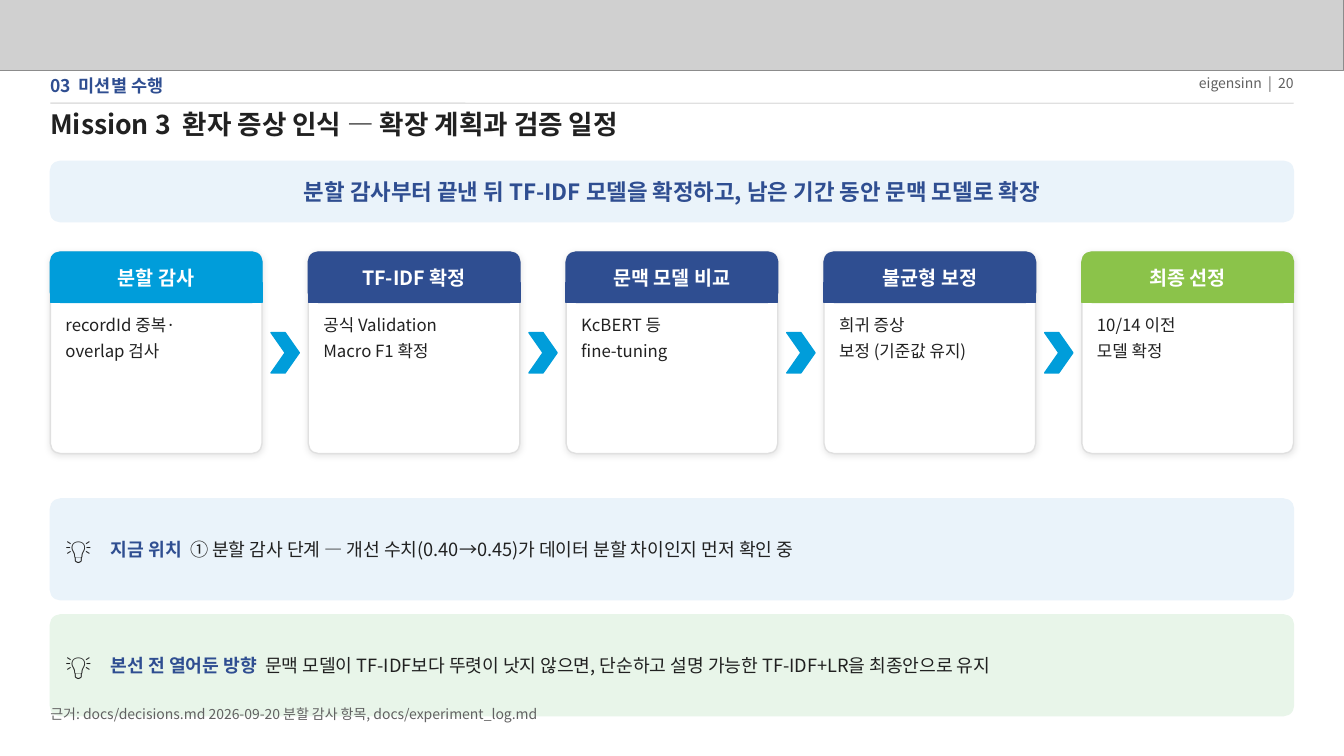
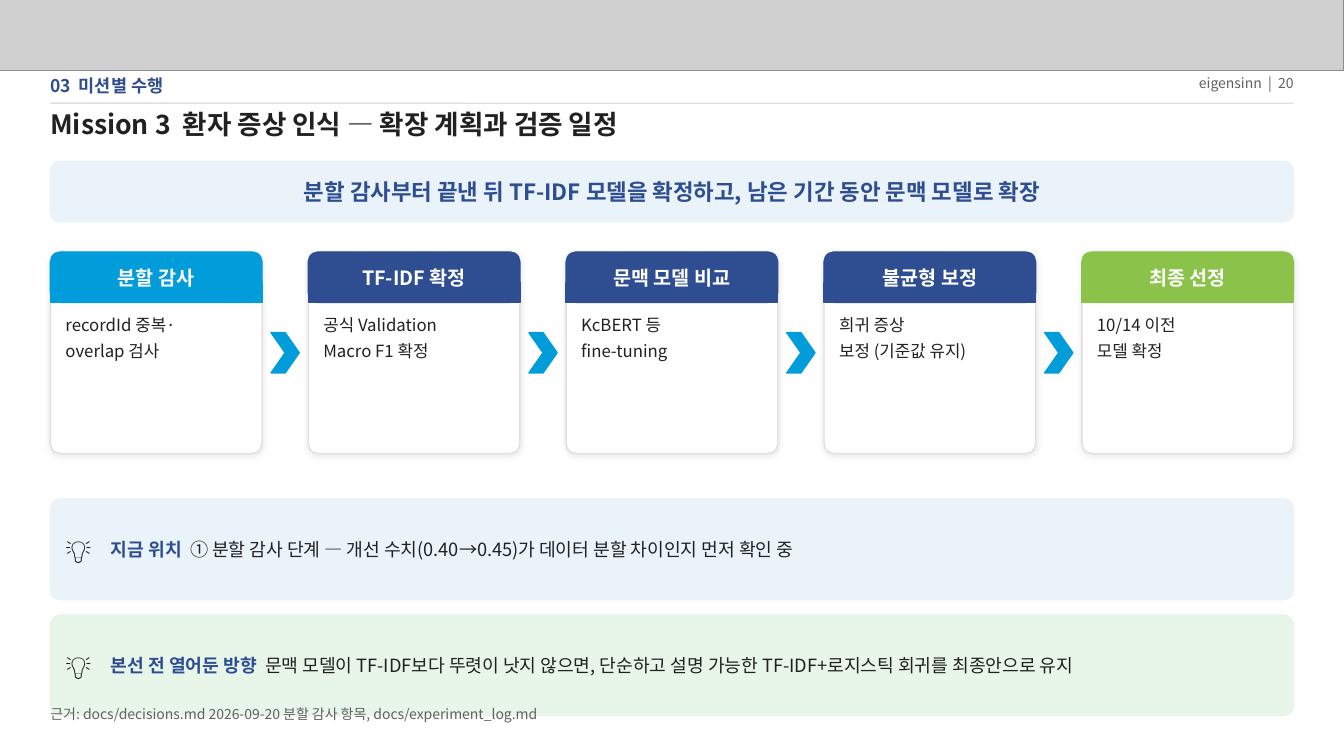
Before and after one commit to eigensinn-dcc2026/prelim, a slide deck: slide 20 of ppt/DCC2026_예선_결과정리.pptx. Drawn at 1344x756 pixels with LibreOffice and Linux fonts; fonts in the diff are those of the drawing; grey boxes stand for pictures. Boxes give left, top, right and bottom in pixels: in the first picture for what was removed or moved away, otherwise in the second. Text is boxed around its words. In the diff, an @@ line names an element or a change of style, - is before the commit and + after.

```diff
--- a/ppt/DCC2026_예선_결과정리.pptx
+++ b/ppt/DCC2026_예선_결과정리.pptx
@@ text at box(111, 656, 1073, 676): text changed @@
-본선 전 열어둔 방향 문맥 모델이 TF-IDF보다 뚜렷이 낫지 않으면, 단순하고 설명 가능한 TF-IDF+LR을 최종안으로 유지
+본선 전 열어둔 방향 문맥 모델이 TF-IDF보다 뚜렷이 낫지 않으면, 단순하고 설명 가능한 TF-IDF+로지스틱 회귀를 최종안으로 유지
```
Also in this commit, not shown: 8 other slides changed, 1 other file.
